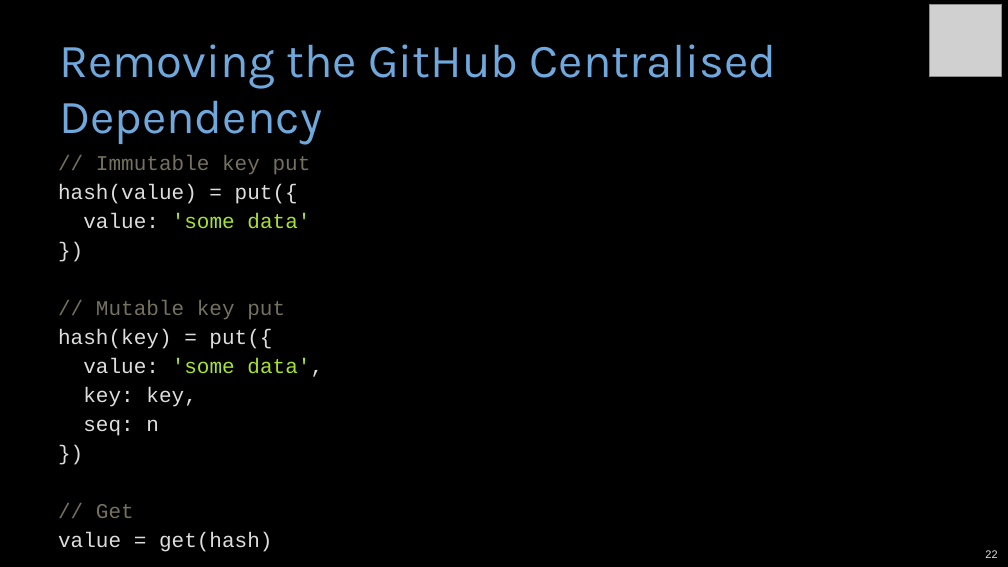
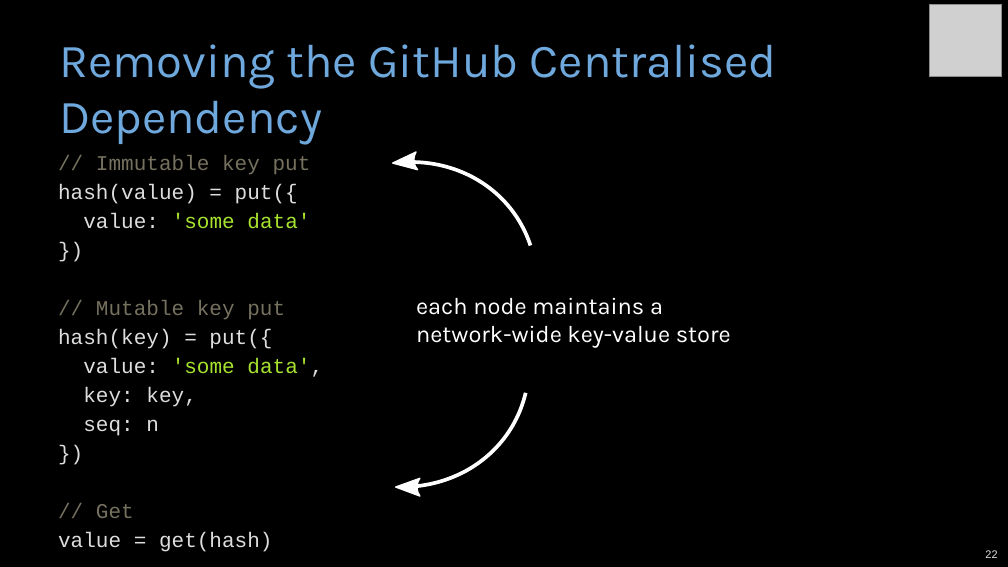
Before and after one commit to sanam2405/GitTorrent, a slide deck: slide 22 of GitTorrent-ManasPratimBiswas.pptx. Drawn at 1008x567 pixels with LibreOffice and Linux fonts; fonts in the diff are those of the drawing; grey boxes stand for pictures. Boxes give left, top, right and bottom in pixels: in the first picture for what was removed or moved away, otherwise in the second. Text is boxed around its words. In the diff, an @@ line names an element or a change of style, - is before the commit and + after.

```diff
--- a/GitTorrent-ManasPratimBiswas.pptx
+++ b/GitTorrent-ManasPratimBiswas.pptx
@@ freeform shape added at box(393, 145, 426, 177), fill #FFFFFF @@
@@ freeform shape added at box(393, 145, 426, 177), outline #FFFFFF 1.31 pt @@
@@ freeform shape added at box(398, 139, 545, 247), outline #FFFFFF 3.51 pt @@
@@ text added at box(416, 297, 731, 348), 22.5 pt, text #FFFFFF @@
+each node maintains a
+network-wide key-value store
@@ freeform shape added at box(401, 392, 542, 510), outline #FFFFFF 3.51 pt @@
@@ freeform shape added at box(396, 472, 428, 504), fill #FFFFFF @@
@@ freeform shape added at box(396, 472, 428, 504), outline #FFFFFF 1.31 pt @@
```
Also in this commit, not shown: 26 other slides changed, 1 other file.
